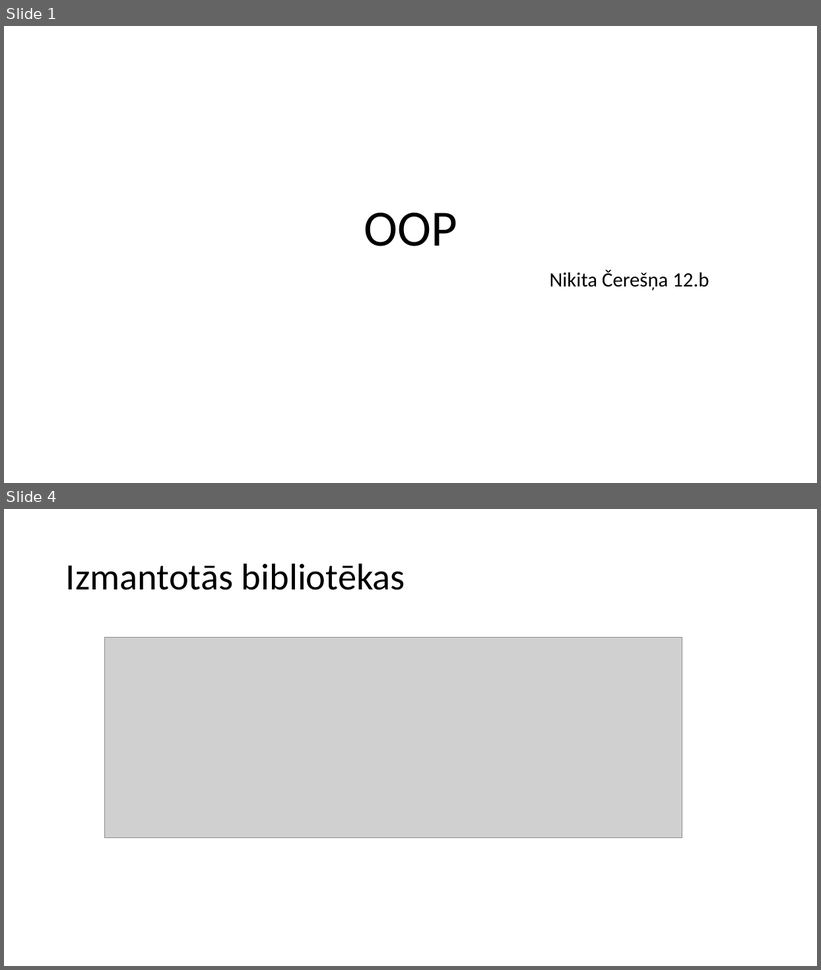
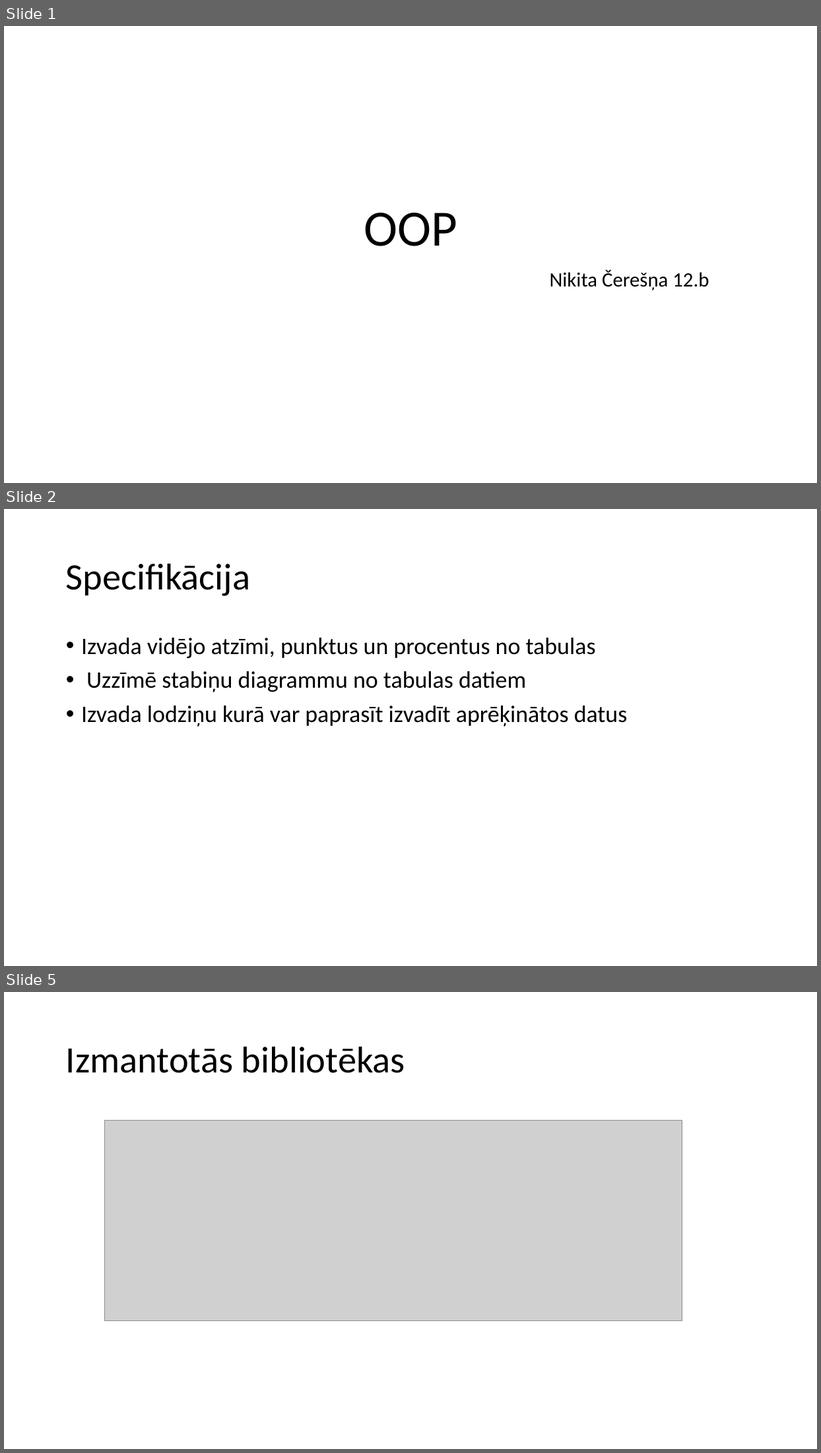
Before and after one commit to Motagne/Prog, a slide deck: OOP.pptx. Shown one above the other, each under a label of ours: slides 1 and 4 before the commit, slides 1, 2 and 5 after it; the slides between them are not shown. The pictures are 821x970 and 821x1453 pixels, drawn with LibreOffice and Linux fonts; fonts in the diff are those of the drawing; grey boxes stand for pictures. Boxes give left, top, right and bottom in pixels: in the first picture for what was removed or moved away, otherwise in the second. Text is boxed around its words. In the diff, an @@ line names an element or a change of style, - is before the commit and + after.

```diff
--- a/OOP.pptx
+++ b/OOP.pptx
@@ slide 2 added at (4,509,817,966), background #FFFFFF @@
@@ title added at (66,563,250,596), 44 pt, text #000000 @@
+Specifikācija
@@ text added at (81,638,628,727), 28 pt, text #000000 @@
+• Izvada vidējo atzīmi, punktus un procentus no tabulas
+• Uzzīmē stabiņu diagrammu no tabulas datiem
+• Izvada lodziņu kurā var paprasīt izvadīt aprēķinātos datus
@@ what was slide 4 is now slide 5 @@
```
Also in this commit, not shown: 2 other slides added, 1 slide removed.
